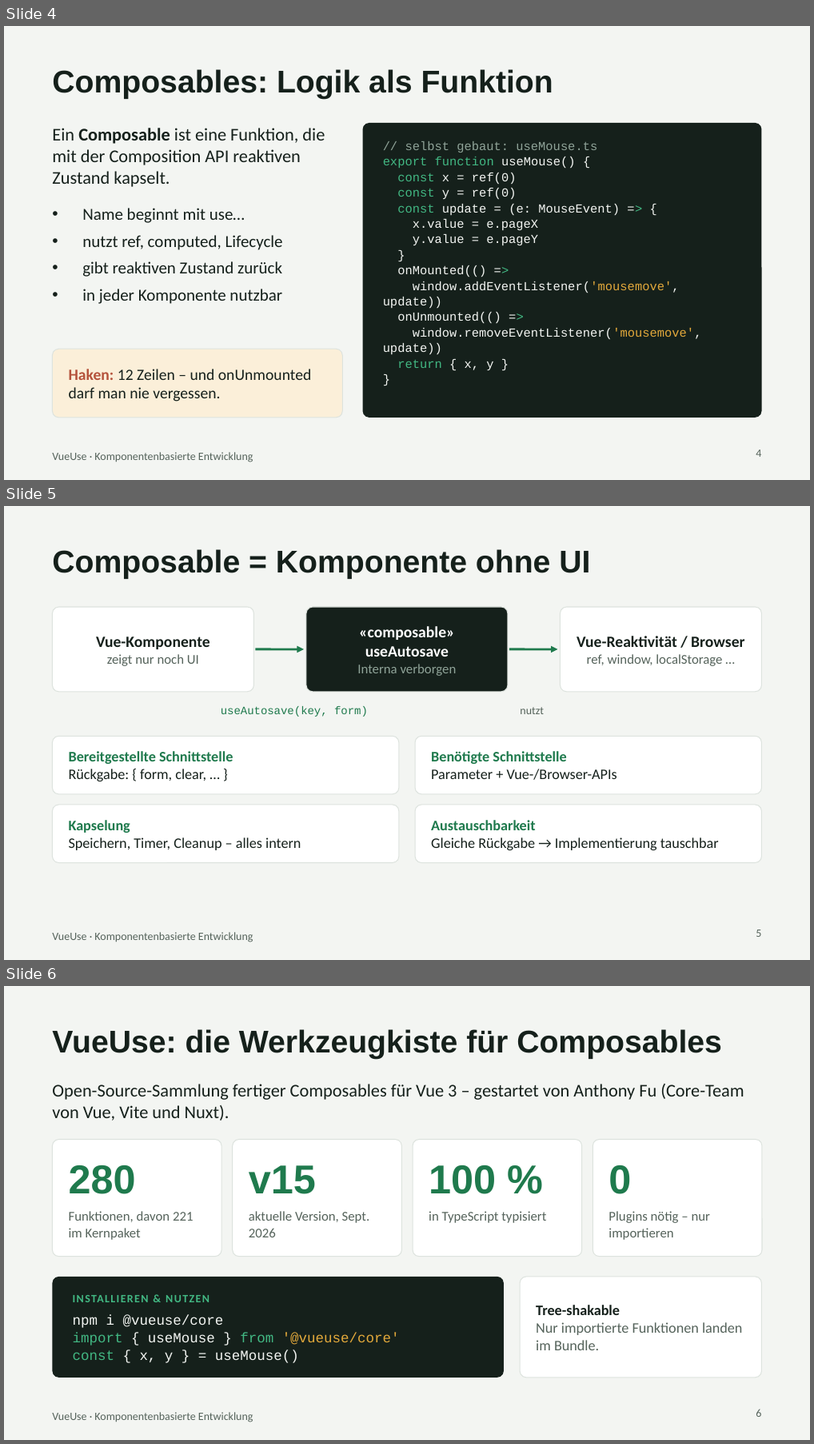
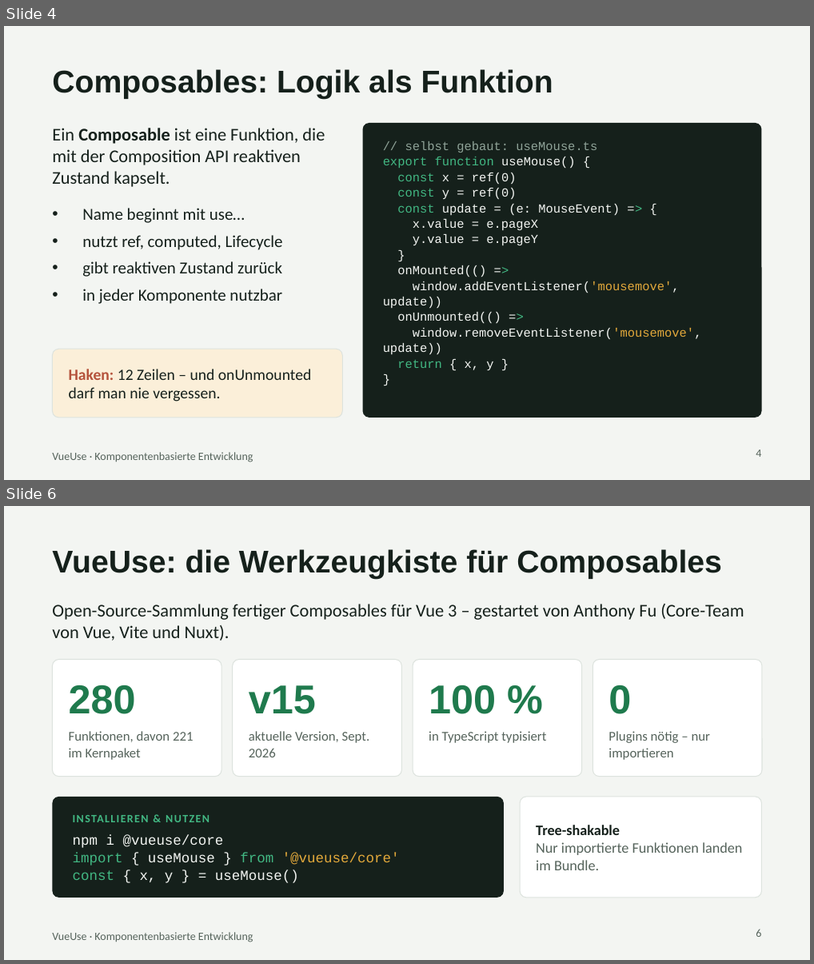
Before and after one commit to Akcanmuhammedhakan/VueUse, a slide deck: praesentation/VueUse_Akcan.pptx. Shown one above the other, each under a label of ours: slides 4, 5 and 6 before the commit, slides 4 and 6 after it; the slides between them are not shown. The pictures are 814x1444 and 814x964 pixels, drawn with LibreOffice and Linux fonts; fonts in the diff are those of the drawing. Boxes give left, top, right and bottom in pixels: in the first picture for what was removed or moved away, otherwise in the second. Text is boxed around its words. In the diff, an @@ line names an element or a change of style, - is before the commit and + after.

```diff
--- a/praesentation/VueUse_Akcan.pptx
+++ b/praesentation/VueUse_Akcan.pptx
@@ slide 5 removed at (x1=4, y1=506, x2=810, y2=960), background #F3F5F2; not listed: 1 template element that a slide beside it also shows @@
@@ title removed at (x1=52, y1=549, x2=590, y2=579) @@
-Composable = Komponente ohne UI
@@ rounded rectangle removed at (x1=52, y1=607, x2=254, y2=692) @@
@@ rounded rectangle removed at (x1=306, y1=607, x2=508, y2=692) @@
@@ rounded rectangle removed at (x1=561, y1=607, x2=762, y2=692) @@
@@ text removed at (x1=96, y1=636, x2=210, y2=666) @@
-Vue-Komponente
-zeigt nur noch UI
@@ arrow removed from (255, 648) to (304, 648) @@
@@ text removed at (x1=358, y1=626, x2=457, y2=676) @@
-«composable» useAutosave
-Interna verborgen
@@ arrow removed from (510, 648) to (558, 648) @@
@@ text removed at (x1=577, y1=636, x2=745, y2=666) @@
-Vue-Reaktivität / Browser
-ref, window, localStorage …
@@ text removed at (x1=221, y1=706, x2=368, y2=716) @@
-useAutosave(key, form)
@@ text removed at (x1=520, y1=707, x2=544, y2=714) @@
-nutzt
@@ rounded rectangle removed at (x1=52, y1=736, x2=399, y2=794) @@
@@ rounded rectangle removed at (x1=415, y1=736, x2=762, y2=794) @@
@@ text removed at (x1=69, y1=751, x2=233, y2=781) @@
-Bereitgestellte Schnittstelle
-Rückgabe: { form, clear, … }
@@ text removed at (x1=431, y1=751, x2=618, y2=780) @@
-Benötigte Schnittstelle
-Parameter + Vue-/Browser-APIs
@@ rounded rectangle removed at (x1=52, y1=804, x2=399, y2=863) @@
@@ rounded rectangle removed at (x1=415, y1=804, x2=762, y2=863) @@
@@ text removed at (x1=69, y1=820, x2=301, y2=850) @@
-Kapselung
-Speichern, Timer, Cleanup – alles intern
@@ text removed at (x1=431, y1=820, x2=719, y2=850) @@
-Austauschbarkeit
-Gleiche Rückgabe → Implementierung tauschbar
@@ page number removed at (x1=756, y1=929, x2=762, y2=936) @@
-5
```
Also in this commit, not shown: 1 slide changed, 1 slide added, 1 other file.
